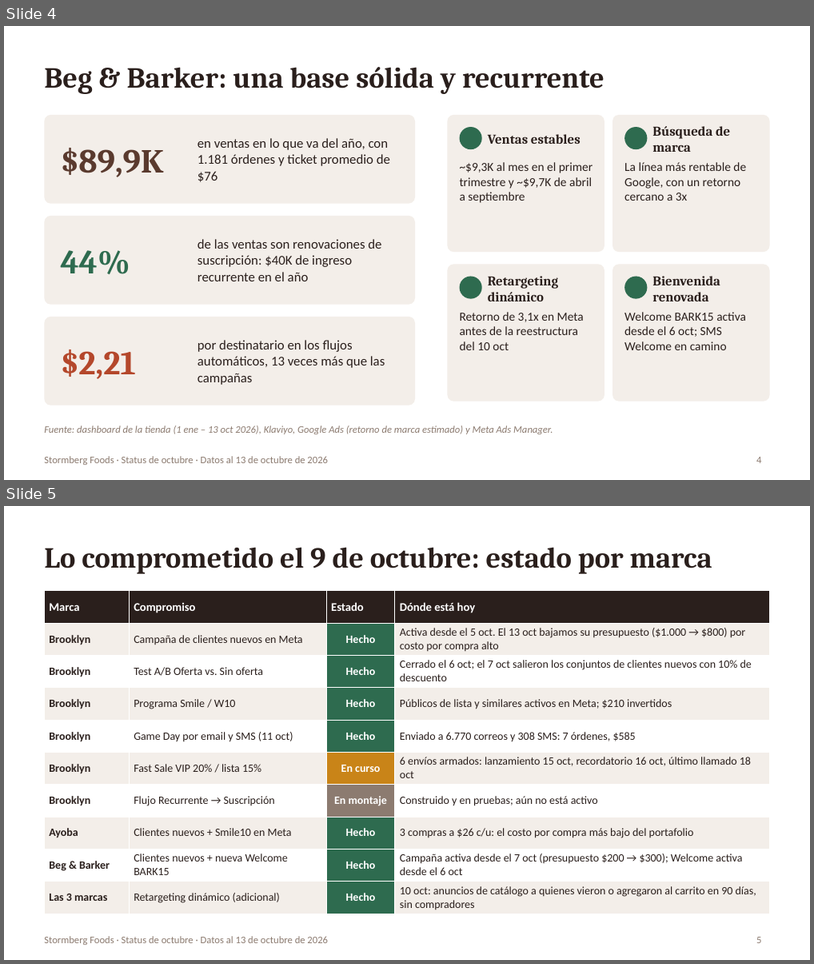
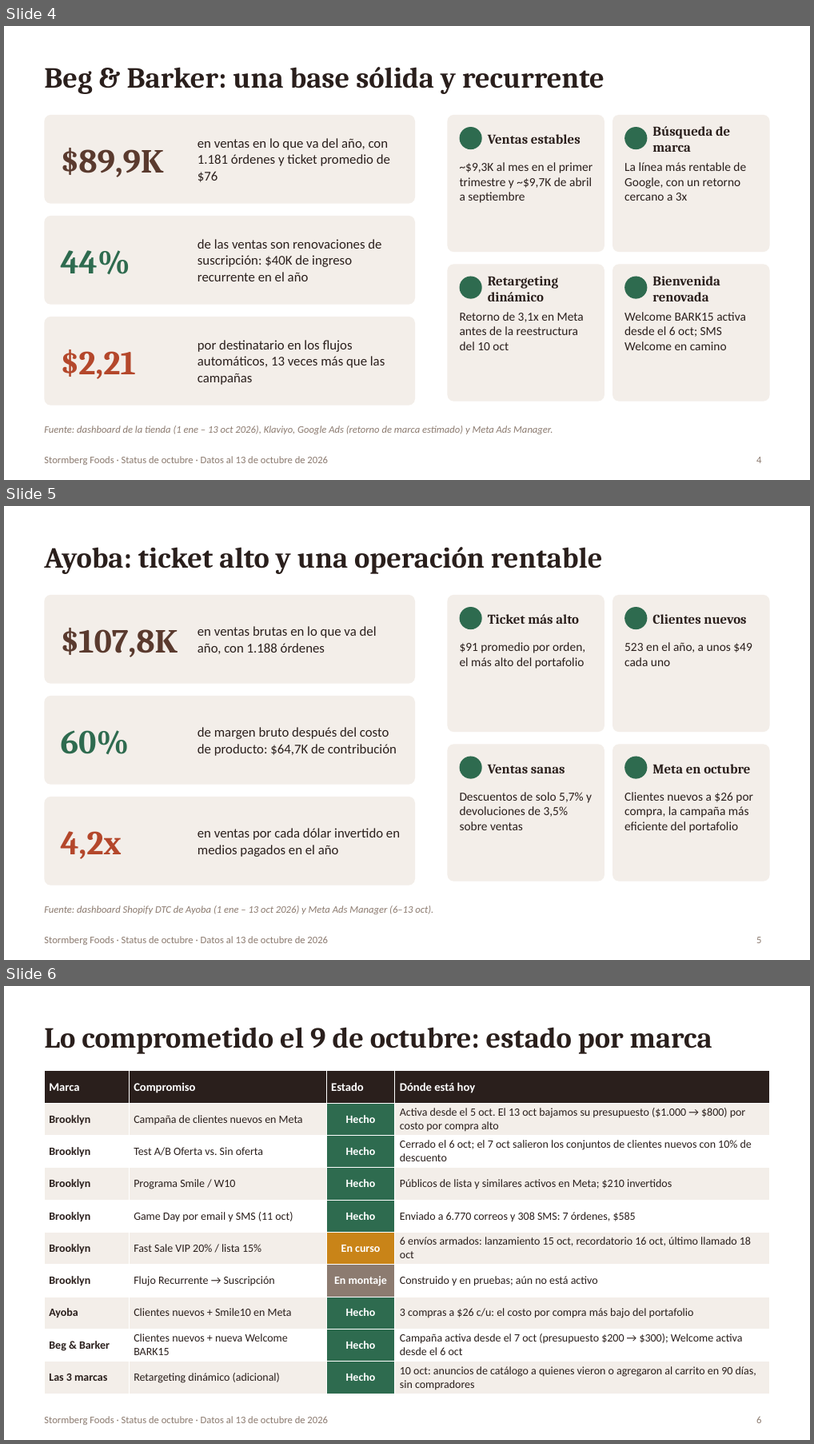
Before and after one commit to YamiCRebold/Stormberg2026, a slide deck: status_ceo/Stormberg_Status_CEO_Oct2026_ES.pptx. Shown one above the other, each under a label of ours: slides 4 and 5 before the commit, slides 4, 5 and 6 after it. The pictures are 814x964 and 814x1444 pixels, drawn with LibreOffice and Linux fonts; fonts in the diff are those of the drawing. Boxes give left, top, right and bottom in pixels: in the first picture for what was removed or moved away, otherwise in the second. Text is boxed around its words. In the diff, an @@ line names an element or a change of style, - is before the commit and + after.

```diff
--- a/status_ceo/Stormberg_Status_CEO_Oct2026_ES.pptx
+++ b/status_ceo/Stormberg_Status_CEO_Oct2026_ES.pptx
@@ slide 5 added at (4,506,810,960), background #FFFFFF; not listed: 1 template element that a slide beside it also shows @@
@@ title added at (44,547,603,574), 26 pt, text #2A1F1C, bold @@
+Ayoba: ticket alto y una operación rentable
@@ rounded rectangle added at (44,595,415,684), fill #F3EEE9 @@
@@ rounded rectangle added at (447,595,605,732), fill #F3EEE9 @@
@@ rounded rectangle added at (613,595,770,732), fill #F3EEE9 @@
@@ ellipse added at (460,607,482,629), fill #2E6B4F @@
@@ text added at (488,614,579,624), 12 pt, text #2A1F1C, bold @@
+Ticket más alto
@@ ellipse added at (625,607,647,629), fill #2E6B4F @@
@@ text added at (653,614,746,624), 12 pt, text #2A1F1C, bold @@
+Clientes nuevos
@@ text added at (61,628,178,657), 30 pt, text #5A3A2E, bold @@
+$107,8K
@@ text added at (198,626,377,654), 12 pt, text #2A1F1C @@
+en ventas brutas en lo que va del año, con 1.188 órdenes
@@ text added at (460,642,586,668), 11 pt, text #2A1F1C @@
+$91 promedio por orden, el más alto del portafolio
@@ text added at (625,642,752,666), 11 pt, text #2A1F1C @@
+523 en el año, a unos $49 cada uno
@@ rounded rectangle added at (44,696,415,784), fill #F3EEE9 @@
@@ text added at (61,730,130,754), 30 pt, text #2E6B4F, bold @@
+60%
@@ text added at (198,727,397,756), 12 pt, text #2A1F1C @@
+de margen bruto después del costo de producto: $64,7K de contribución
@@ rounded rectangle added at (447,744,605,881), fill #F3EEE9 @@
@@ rounded rectangle added at (613,744,770,881), fill #F3EEE9 @@
@@ ellipse added at (460,756,482,779), fill #2E6B4F @@
@@ text added at (488,764,566,773), 12 pt, text #2A1F1C, bold @@
+Ventas sanas
@@ ellipse added at (625,756,647,779), fill #2E6B4F @@
@@ text added at (653,764,750,773), 12 pt, text #2A1F1C, bold @@
+Meta en octubre
@@ text added at (460,792,592,830), 11 pt, text #2A1F1C @@
+Descuentos de solo 5,7% y devoluciones de 3,5% sobre ventas
@@ text added at (625,792,754,832), 11 pt, text #2A1F1C @@
+Clientes nuevos a $26 por compra, la campaña más eficiente del portafolio
@@ rounded rectangle added at (44,796,415,885), fill #F3EEE9 @@
@@ text added at (61,831,122,859), 30 pt, text #B4472B, bold @@
+4,2x
@@ text added at (198,828,400,856), 12 pt, text #2A1F1C @@
+en ventas por cada dólar invertido en medios pagados en el año
@@ text added at (44,905,434,914), 9 pt, text #8C7B70, italic @@
+Fuente: dashboard Shopify DTC de Ayoba (1 ene – 13 oct 2026) y Meta Ads Manager (6–13 oct).
@@ page number added at (757,936,762,943), 9 pt, text #8C7B70 @@
+5
@@ what was slide 5 is now slide 6 @@
@@ page number at (757,1416,762,1423): text changed @@
-5
+6
```
Also in this commit, not shown: 2 slides changed, 1 other file.
